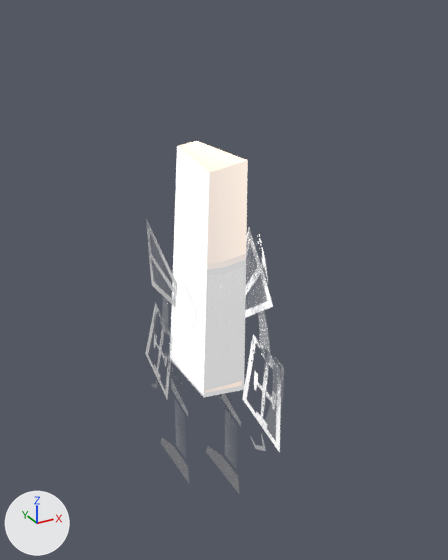
The FBX model Unity/Assets/Models/character_3D0928.fbx, before and after one commit.
The view is the same before and after, from a camera (50 mm lens) standing at (-8.58, -17.19, 9.35) and looking at (0.63, -0.45, 0.98). Lighting does not change. The marker at lower left points along +X, +Y and +Z.

Names of what the first picture shows: 'Body', 'Left arm', 'Right arm'.
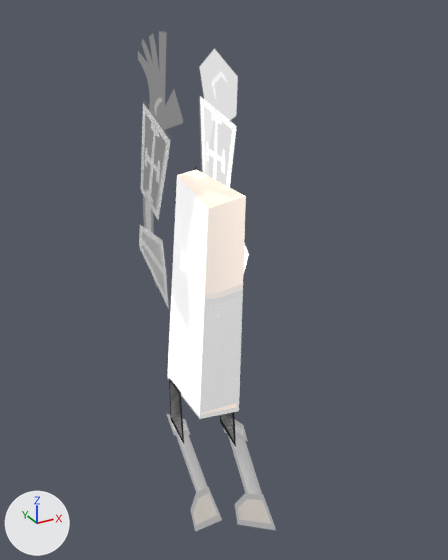
Diff of the bpy script that builds the scene:
```diff
--- a/Unity/Assets/Models/character_3D0928.fbx.py
+++ b/Unity/Assets/Models/character_3D0928.fbx.py
@@ mat_material_004 @@
 n0 = _N.new('ShaderNodeBsdfPrincipled'); n0.name = 'Principled BSDF'
 n2 = _N.new('ShaderNodeTexImage'); n2.name = 'Image Texture'
 n3.image = img_cube_character_limb_png
-n4 = _N.new('ShaderNodeTexImage'); n4.name = 'Image Texture.002'
-n4.image = img_cube_character_limb_png
 _L.new(n2.outputs[0], n0.inputs[0])  # 'Color' to 'Base Color'
 _L.new(n3.outputs[0], n0.inputs[18])  # 'Color' to 'Transmission Weight'
-_L.new(n4.outputs[0], n0.inputs[4])  # 'Color' to 'Alpha'
 _L.new(n0.outputs[0], n1.inputs[0])  # 'BSDF' to 'Surface'
+_L.new(n2.outputs[1], n0.inputs[4])  # 'Alpha' to 'Alpha'
@@ mat_material_005 @@
 n0 = _N.new('ShaderNodeBsdfPrincipled'); n0.name = 'Principled BSDF'
 n2 = _N.new('ShaderNodeTexImage'); n2.name = 'Image Texture'
 n3.image = img_cube_character_leg_png
-n4 = _N.new('ShaderNodeTexImage'); n4.name = 'Image Texture.002'
-n4.image = img_cube_character_leg_png
 _L.new(n2.outputs[0], n0.inputs[0])  # 'Color' to 'Base Color'
 _L.new(n3.outputs[0], n0.inputs[18])  # 'Color' to 'Transmission Weight'
-_L.new(n4.outputs[0], n0.inputs[4])  # 'Color' to 'Alpha'
 _L.new(n0.outputs[0], n1.inputs[0])  # 'BSDF' to 'Surface'
+_L.new(n2.outputs[1], n0.inputs[4])  # 'Alpha' to 'Alpha'
@@ mat_material_003 @@
 n0 = _N.new('ShaderNodeBsdfPrincipled'); n0.name = 'Principled BSDF'
 n2 = _N.new('ShaderNodeTexImage'); n2.name = 'Image Texture'
 n3.image = img_cube_character_rightarm_png
-n4 = _N.new('ShaderNodeTexImage'); n4.name = 'Image Texture.002'
-n4.image = img_cube_character_rightarm_png
 _L.new(n2.outputs[0], n0.inputs[0])  # 'Color' to 'Base Color'
 _L.new(n3.outputs[0], n0.inputs[18])  # 'Color' to 'Transmission Weight'
-_L.new(n4.outputs[0], n0.inputs[4])  # 'Color' to 'Alpha'
 _L.new(n0.outputs[0], n1.inputs[0])  # 'BSDF' to 'Surface'
+_L.new(n2.outputs[1], n0.inputs[4])  # 'Alpha' to 'Alpha'
@@ mat_material_002 @@
 n0 = _N.new('ShaderNodeBsdfPrincipled'); n0.name = 'Principled BSDF'
 n2 = _N.new('ShaderNodeTexImage'); n2.name = 'Image Texture'
 n3.image = img_cube_character_leftarm_png
-n4 = _N.new('ShaderNodeTexImage'); n4.name = 'Image Texture.002'
-n4.image = img_cube_character_leftarm_png
 _L.new(n2.outputs[0], n0.inputs[0])  # 'Color' to 'Base Color'
 _L.new(n3.outputs[0], n0.inputs[18])  # 'Color' to 'Transmission Weight'
-_L.new(n4.outputs[0], n0.inputs[4])  # 'Color' to 'Alpha'
 _L.new(n0.outputs[0], n1.inputs[0])  # 'BSDF' to 'Surface'
+_L.new(n2.outputs[1], n0.inputs[4])  # 'Alpha' to 'Alpha'
@@ ob_right_leg @@
 ob_right_leg = bpy.data.objects.new('Right leg', me_plane_010)
-ob_right_leg.location = (0.83, -0.58, -4.37)
-ob_right_leg.rotation_euler = (-1.571, 1.563, -1.571)  # degrees (-90, 90, -90)
+ob_right_leg.location = (0.83, -0.88, -5.07)
+ob_right_leg.rotation_euler = (-1.571, 0.887, -1.571)  # degrees (-90, 51, -90)
 ob_right_leg.scale = (0.839, 0.913, 0.839)
@@ ob_left_leg @@
 ob_left_leg = bpy.data.objects.new('Left leg', me_plane_008)
-ob_left_leg.location = (-0.69, 0.61, -4.16)
-ob_left_leg.rotation_euler = (-1.571, 1.563, -1.571)  # degrees (-90, 90, -90)
+ob_left_leg.location = (-0.69, 0.59, -5.43)
+ob_left_leg.rotation_euler = (-1.571, 0.696, -1.571)  # degrees (-90, 40, -90)
 ob_left_leg.scale = (0.839, 0.913, 0.839)
@@ ob_body @@
 ob_body = bpy.data.objects.new('Body', me_cube_001)
-ob_body.location = (0.02, -0.08, 1.13)
+ob_body.location = (0.02, 0.13, 0.09)
+ob_body.rotation_euler = (0.0325, 0.0, 0.0)  # degrees (1.9, 0, 0)
@@ ob_right_arm @@
 ob_right_arm = bpy.data.objects.new('Right arm', me_plane_003)
-ob_right_arm.location = (1.08, -0.77, 1.81)
-ob_right_arm.rotation_euler = (1.571, 1.376, 1.571)  # degrees (90, 79, 90)
+ob_right_arm.location = (1.08, -0.7, 0.62)
+ob_right_arm.rotation_euler = (-1.571, -1.388, -1.571)  # degrees (-90, -80, -90)
 ob_right_arm.scale = (1.3, 1.3, 1.3)
@@ ob_left_arm @@
 ob_left_arm = bpy.data.objects.new('Left arm', me_plane_001)
-ob_left_arm.location = (-1.21, 0.4, 2.06)
-ob_left_arm.rotation_euler = (1.571, 1.526, 1.571)  # degrees (90, 87, 90)
+ob_left_arm.location = (-1.21, 1.34, 0.82)
+ob_left_arm.rotation_euler = (-1.571, -1.561, -1.571)  # degrees (-90, -89, -90)
 ob_left_arm.scale = (1.3, 1.3, 1.3)
```

Changed parts and their boxes [x1, y1, x2, y2] in the pictures (448 x 560 px):
'Body', moved, turned: before [170, 141, 248, 397]; after [167, 170, 246, 419]
'Left arm', surface changed, moved, turned: before [145, 219, 177, 399]; after [138, 31, 183, 309]
'Right arm', surface changed, moved, turned: before [242, 228, 281, 452]; after [200, 49, 249, 275]
'Right leg', surface changed, moved, turned (not visible before): after [224, 420, 276, 530]
'Left leg', surface changed, moved, turned (not visible before): after [167, 414, 222, 532]
'Left limb', surface changed: [169, 378, 184, 444] in both
'Right limb', surface changed: [220, 412, 236, 447] in both
